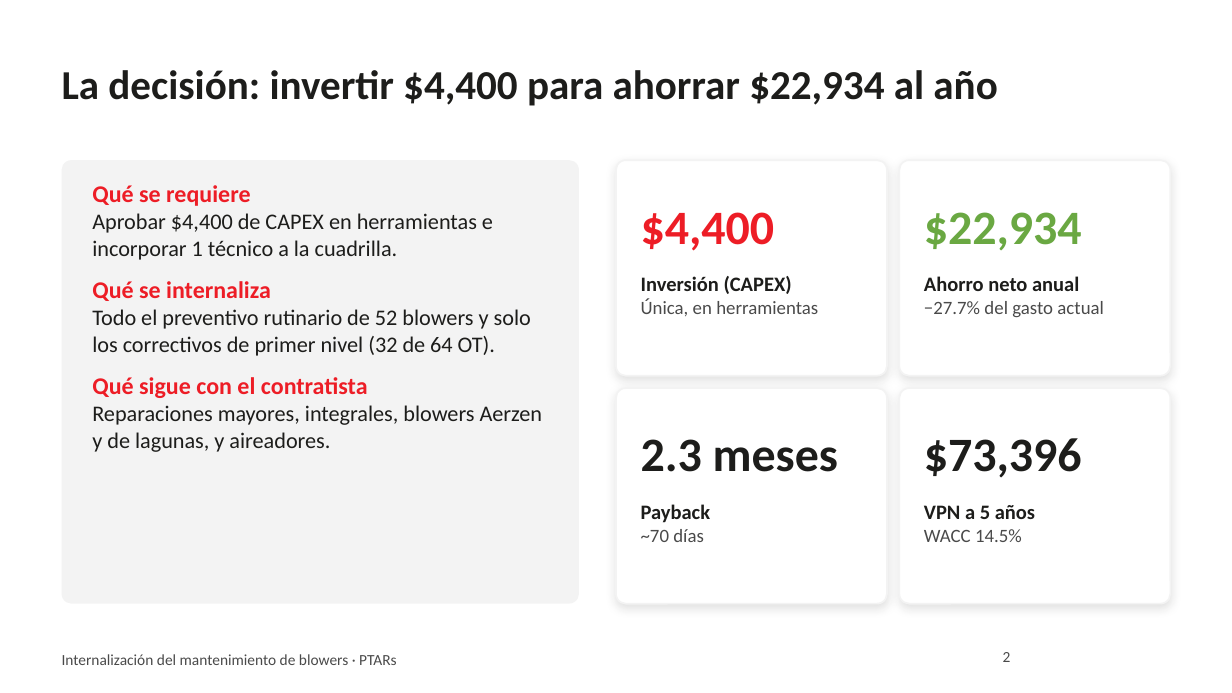
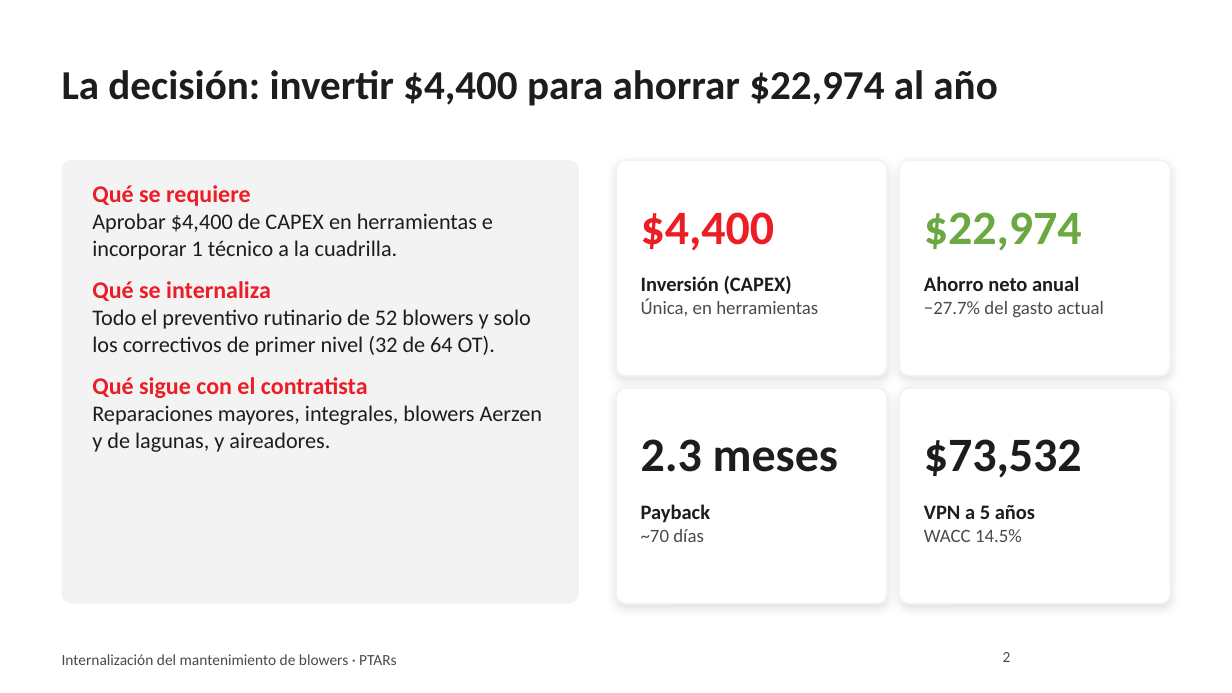
Before and after one commit to jjsamcar/Codigo-IA, a slide deck: slide 2 of presentaciones/Blowers_PTARs_Resumen_Gerencia.pptx. Drawn at 1232x693 pixels with LibreOffice and Linux fonts; fonts in the diff are those of the drawing; background and template pictures are left out. Boxes give left, top, right and bottom in pixels: in the first picture for what was removed or moved away, otherwise in the second. Text is boxed around its words. In the diff, an @@ line names an element or a change of style, - is before the commit and + after.

```diff
--- a/presentaciones/Blowers_PTARs_Resumen_Gerencia.pptx
+++ b/presentaciones/Blowers_PTARs_Resumen_Gerencia.pptx
@@ title at box(62, 70, 997, 106): text changed @@
-La decisión: invertir $4,400 para ahorrar $22,934 al año
+La decisión: invertir $4,400 para ahorrar $22,974 al año
@@ text at box(924, 212, 1082, 250): text changed @@
-$22,934
+$22,974
@@ text at box(924, 439, 1082, 477): text changed @@
-$73,396
+$73,532
```
Also in this commit, not shown: 9 other slides changed, 1 slide added, 3 slides removed.
